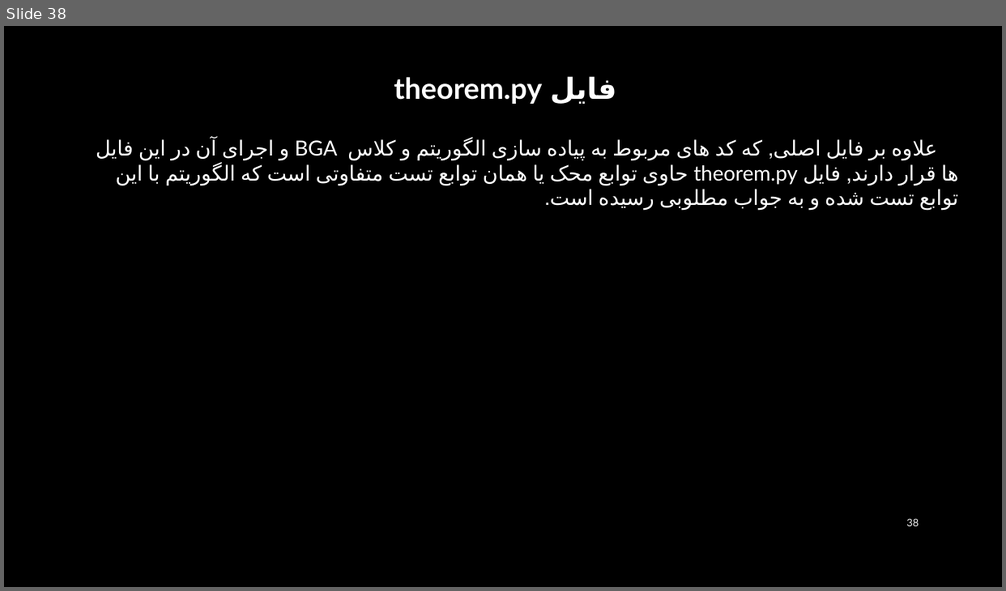
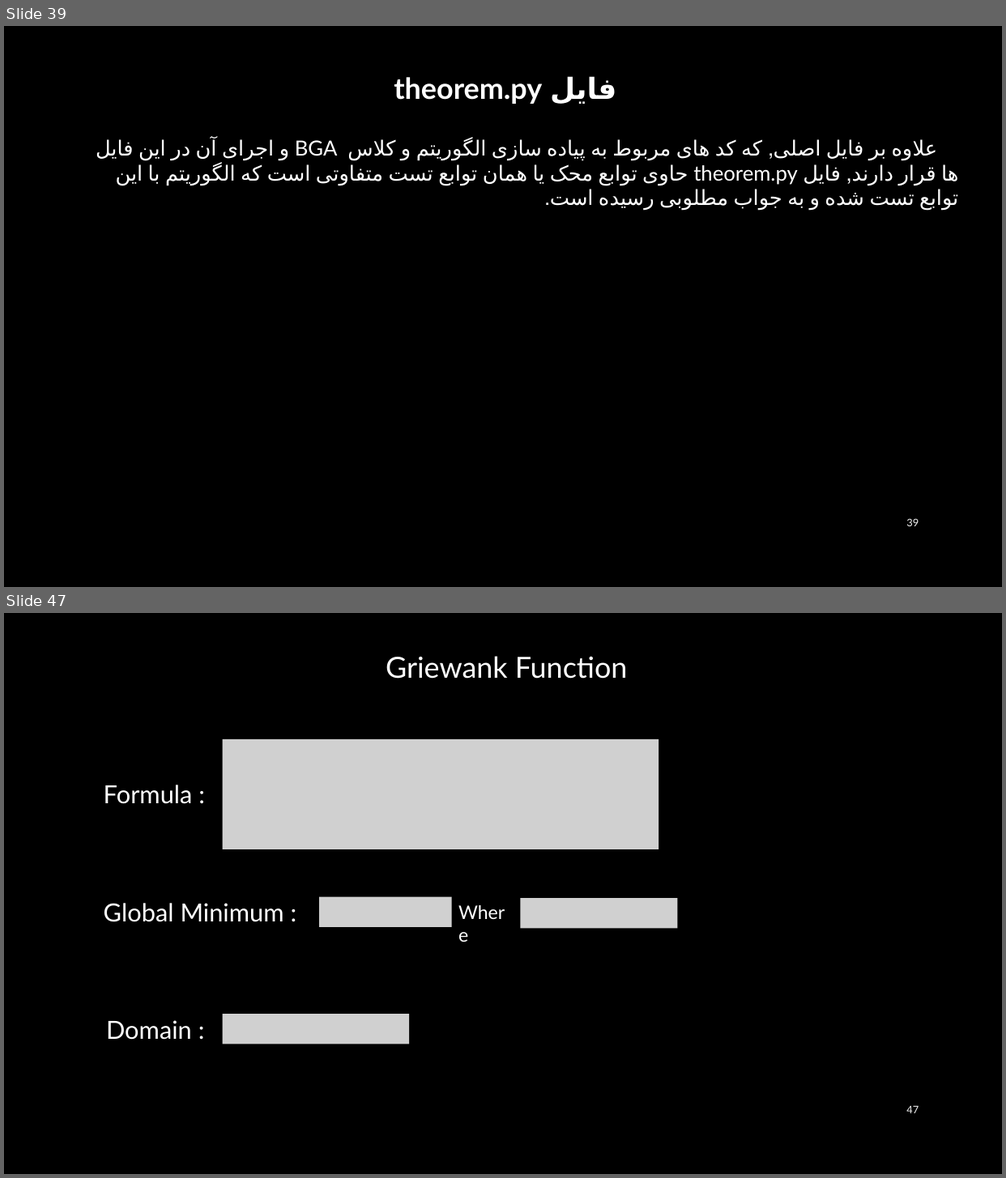
Before and after one commit to AmirAAZ818/Soft_Computing_Course, a slide deck: HW_1/BGA DOCUMENT.pptx. Shown one above the other, each under a label of ours: slide 38 before the commit, slides 39 and 47 after it; the slides between them are not shown. The pictures are 1006x591 and 1006x1178 pixels, drawn with LibreOffice and Linux fonts; fonts in the diff are those of the drawing; grey boxes stand for pictures; background and template pictures are left out. Boxes give left, top, right and bottom in pixels: in the first picture for what was removed or moved away, otherwise in the second. Text is boxed around its words. In the diff, an @@ line names an element or a change of style, - is before the commit and + after.

```diff
--- a/HW_1/BGA DOCUMENT.pptx
+++ b/HW_1/BGA DOCUMENT.pptx
@@ slide 47 added at bbox=[4, 613, 1002, 1174], background picture (left out) @@
@@ text added at bbox=[386, 656, 628, 679], 28 pt, text #FFFFFF @@
+Griewank Function
@@ picture added at bbox=[223, 739, 659, 850] @@
@@ text added at bbox=[104, 785, 193, 804], 24 pt, text #FFFFFF @@
+Formula :
@@ text added at bbox=[104, 903, 284, 922], 24 pt, text #FFFFFF @@
+Global Minimum :
@@ picture added at bbox=[319, 897, 452, 927] @@
@@ text added at bbox=[451, 897, 520, 927], 18 pt, text #FFFFFF @@
+Where
@@ picture added at bbox=[521, 898, 678, 928] @@
@@ text added at bbox=[106, 1020, 192, 1040], 24 pt, text #FFFFFF @@
+Domain :
@@ picture added at bbox=[223, 1014, 409, 1044] @@
@@ page number added at bbox=[906, 1105, 918, 1114], 10 pt, text #F2F2F2 @@
+47
@@ what was slide 38 is now slide 39 @@
@@ page number at bbox=[906, 518, 918, 527]: text changed @@
-38
+39
```
Also in this commit, not shown: 1 slide changed, 11 other slides added, 4 other files.
